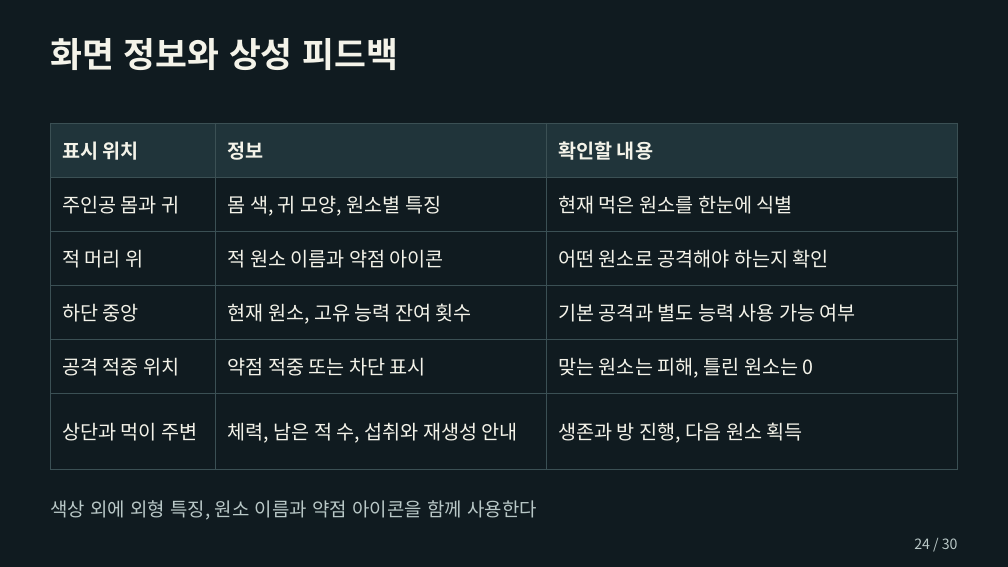
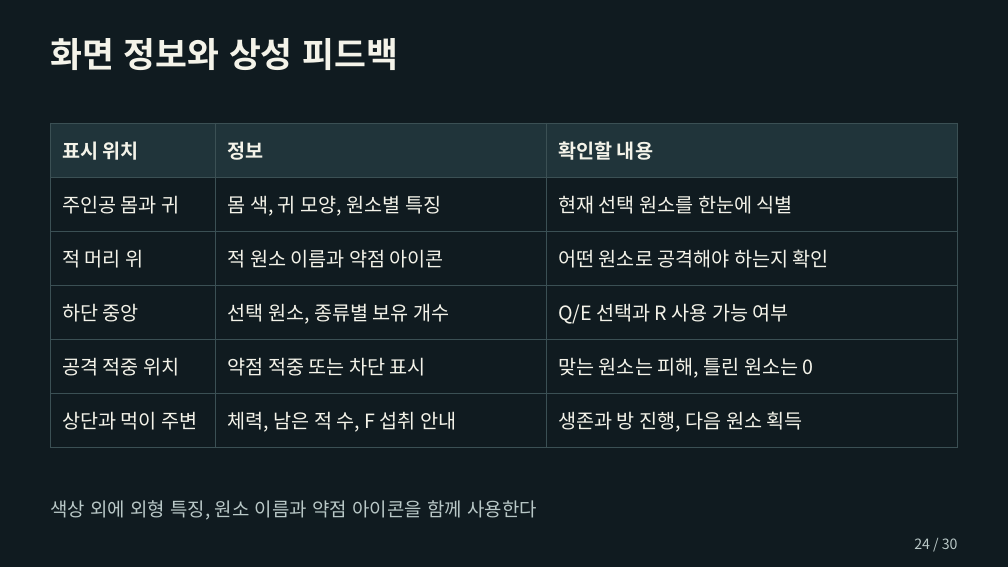
Before and after one commit to chanwhee0330/element-eater, a slide deck: slide 24 of outputs/planning/엘리먼트_이터_기획서_허찬휘.pptx. Drawn at 1008x567 pixels with LibreOffice and Linux fonts; fonts in the diff are those of the drawing. Boxes give left, top, right and bottom in pixels: in the first picture for what was removed or moved away, otherwise in the second. Text is boxed around its words. In the diff, an @@ line names an element or a change of style, - is before the commit and + after.

```diff
--- a/outputs/planning/엘리먼트_이터_기획서_허찬휘.pptx
+++ b/outputs/planning/엘리먼트_이터_기획서_허찬휘.pptx
@@ table at <box>51,123,959,459</box> @@
-row 2, column 3: 현재 먹은 원소를 한눈에 식별
+row 2, column 3: 현재 선택 원소를 한눈에 식별
-row 4, column 2: 현재 원소, 고유 능력 잔여 횟수
+row 4, column 2: 선택 원소, 종류별 보유 개수
-row 4, column 3: 기본 공격과 별도 능력 사용 가능 여부
+row 4, column 3: Q/E 선택과 R 사용 가능 여부
-row 6, column 2: 체력, 남은 적 수, 섭취와 재생성 안내
+row 6, column 2: 체력, 남은 적 수, F 섭취 안내
```
Also in this commit, not shown: 14 other slides changed, 6 other files.
